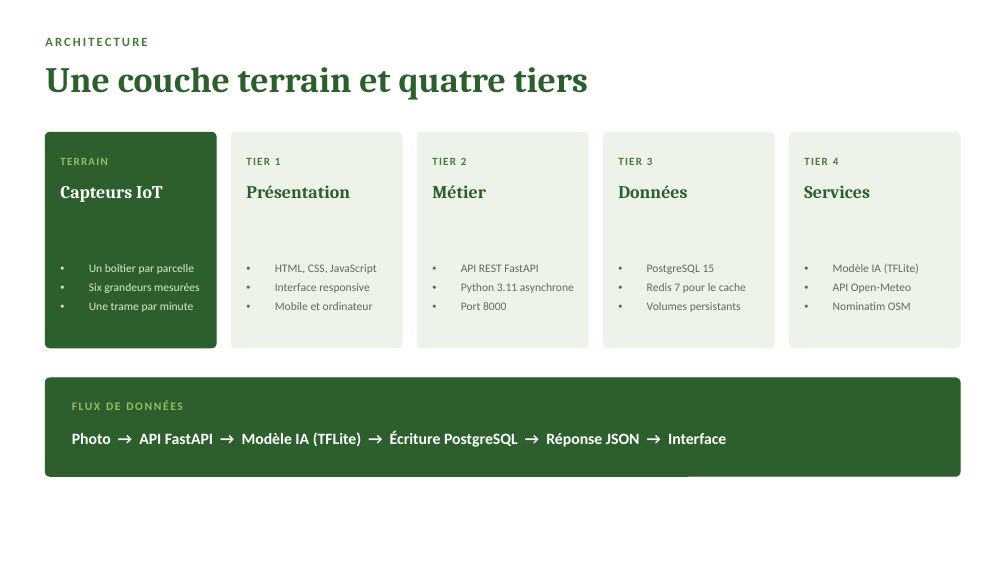
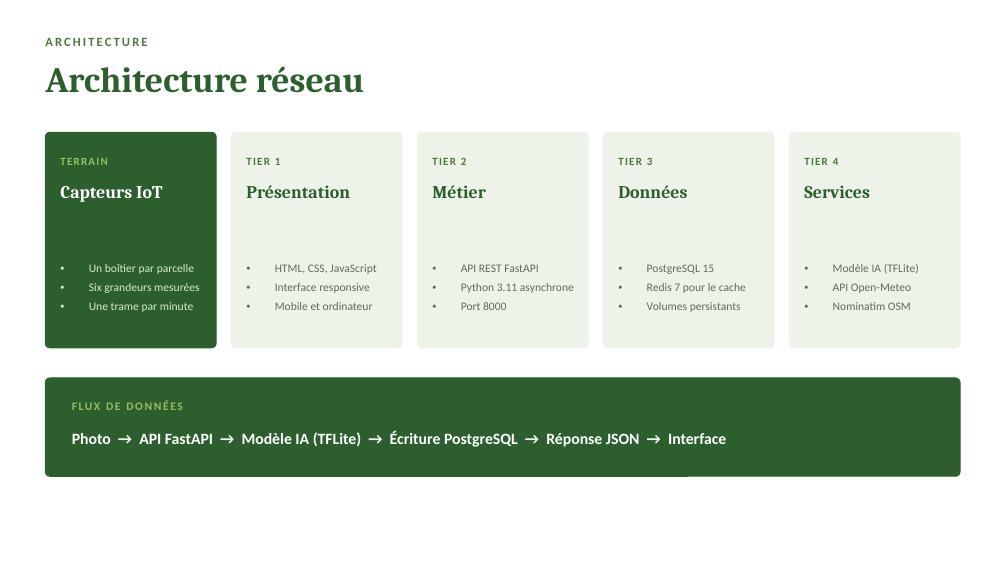
Before and after one commit to Antonito35/diagnositique-plante, a slide deck: slide 6 of SOUTENANCE.pptx. Drawn at 1008x567 pixels with LibreOffice and Linux fonts; fonts in the diff are those of the drawing. Boxes give left, top, right and bottom in pixels: in the first picture for what was removed or moved away, otherwise in the second. Text is boxed around its words. In the diff, an @@ line names an element or a change of style, - is before the commit and + after.

```diff
--- a/SOUTENANCE.pptx
+++ b/SOUTENANCE.pptx
@@ text at (45, 66, 364, 93): text changed @@
-Une couche terrain et quatre tiers
+Architecture réseau
```
Also in this commit, not shown: 13 other slides changed, 1 slide added, 2 slides removed.
